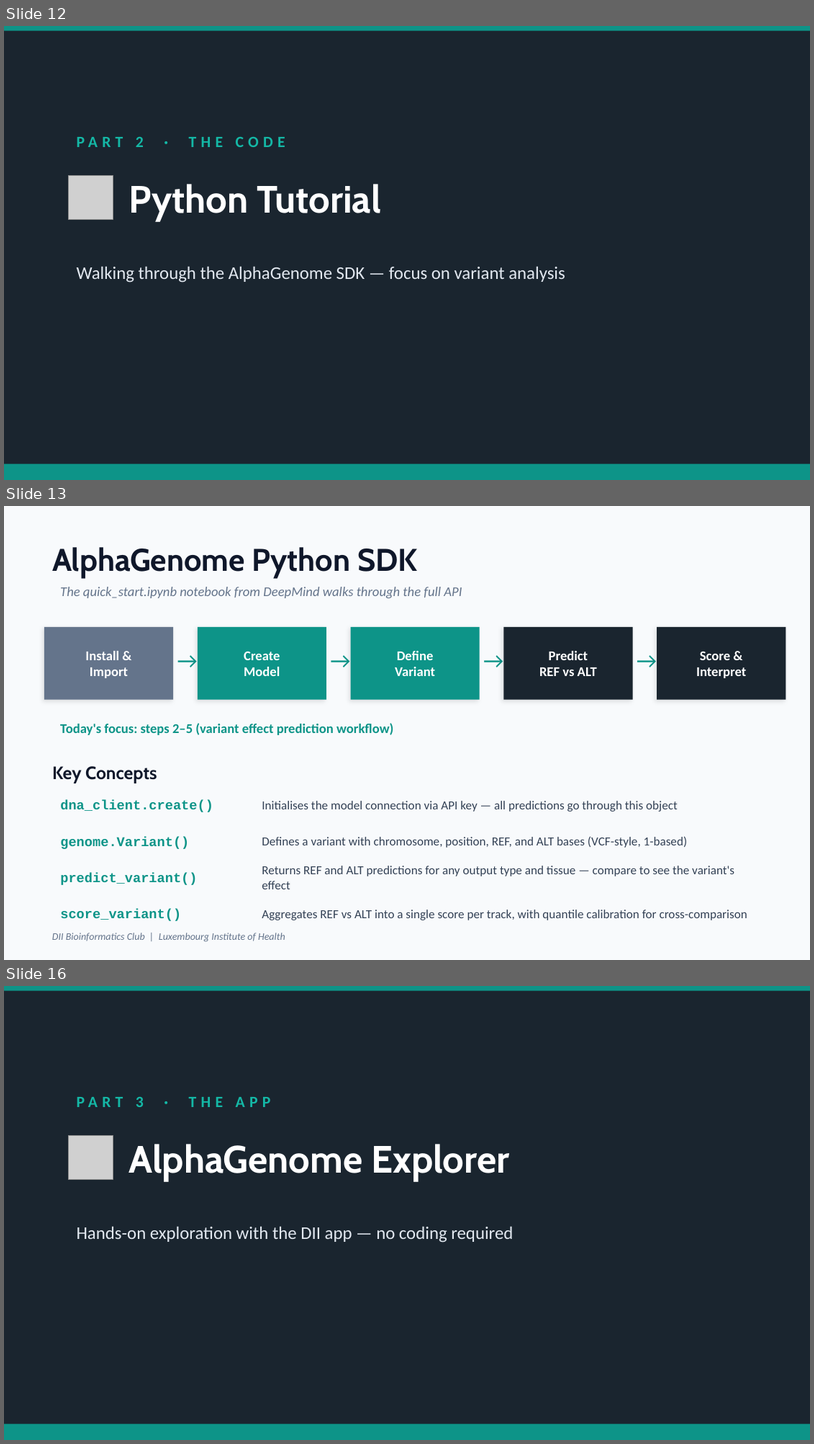
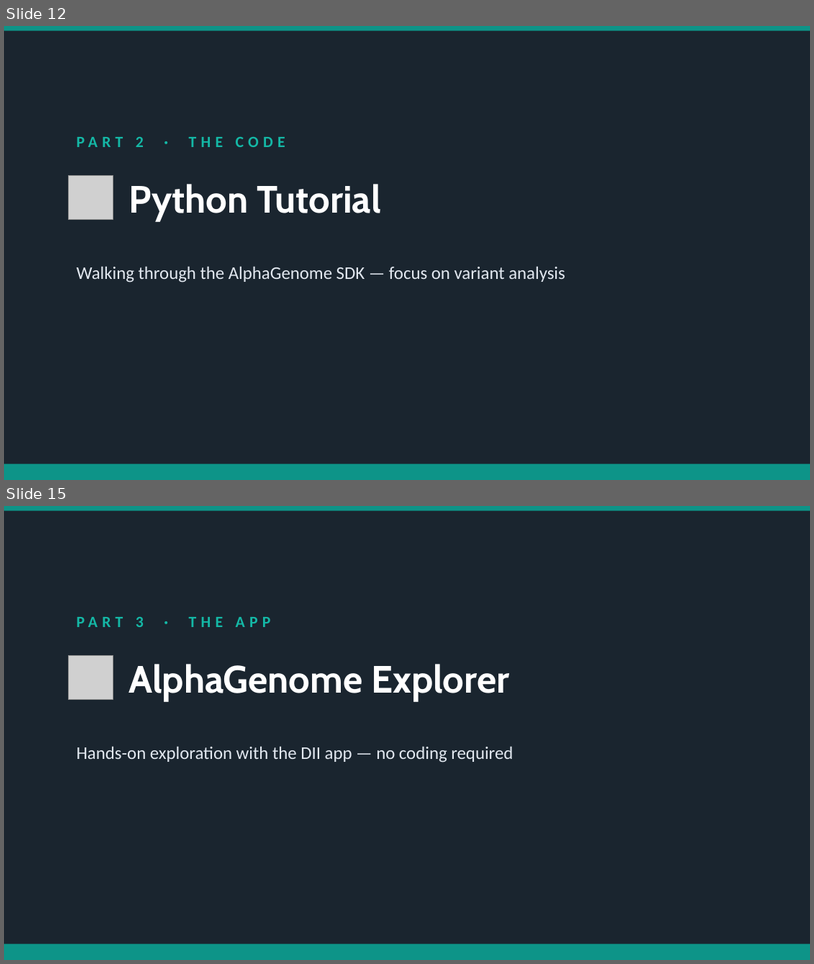
Before and after one commit to JosephLongworth/AlphaGenome-Explorer, a slide deck: DII_Bioinformatics_club/AlphaGenome_Teaching_Slides.pptx. Shown one above the other, each under a label of ours: slides 12, 13 and 16 before the commit, slides 12 and 15 after it; the slides between them are not shown. The pictures are 814x1444 and 814x964 pixels, drawn with LibreOffice and Linux fonts; fonts in the diff are those of the drawing; grey boxes stand for pictures. Boxes give left, top, right and bottom in pixels: in the first picture for what was removed or moved away, otherwise in the second. Text is boxed around its words. In the diff, an @@ line names an element or a change of style, - is before the commit and + after.

Commit message:
Update AlphaGenome teaching slides and add temp lock file

```diff
--- a/DII_Bioinformatics_club/AlphaGenome_Teaching_Slides.pptx
+++ b/DII_Bioinformatics_club/AlphaGenome_Teaching_Slides.pptx
@@ slide 13 removed at [4, 506, 810, 960], background #F8FAFC @@
@@ text removed at [52, 547, 418, 578] @@
-AlphaGenome Python SDK
@@ text removed at [60, 587, 462, 598] @@
-The quick_start.ipynb notebook from DeepMind walks through the full API
@@ rectangle removed at [44, 627, 173, 700] @@
@@ rectangle removed at [198, 627, 327, 700] @@
@@ rectangle removed at [351, 627, 480, 700] @@
@@ rectangle removed at [504, 627, 633, 700] @@
@@ rectangle removed at [657, 627, 786, 700] @@
@@ text removed at [85, 651, 128, 678] @@
-Install &
-Import
@@ text removed at [170, 639, 201, 680] @@
-→
@@ text removed at [244, 651, 280, 676] @@
-Create
-Model
@@ text removed at [322, 639, 355, 680] @@
-→
@@ text removed at [395, 651, 435, 676] @@
-Define
-Variant
@@ text removed at [476, 639, 508, 680] @@
-→
@@ text removed at [540, 651, 597, 676] @@
-Predict
-REF vs ALT
@@ text removed at [629, 639, 661, 680] @@
-→
@@ text removed at [697, 651, 746, 678] @@
-Score &
-Interpret
@@ text removed at [60, 723, 394, 735] @@
-Today's focus: steps 2–5 (variant effect prediction workflow)
@@ text removed at [52, 766, 157, 783] @@
-Key Concepts
@@ text removed at [60, 800, 214, 812] @@
-dna_client.create()
@@ text removed at [262, 800, 678, 811] @@
-Initialises the model connection via API key — all predictions go through this object
@@ text removed at [60, 836, 189, 849] @@
-genome.Variant()
@@ text removed at [262, 836, 688, 847] @@
-Defines a variant with chromosome, position, REF, and ALT bases (VCF-style, 1-based)
@@ text removed at [60, 872, 197, 885] @@
-predict_variant()
@@ text removed at [262, 865, 735, 889] @@
-Returns REF and ALT predictions for any output type and tissue — compare to see the variant's effect
@@ text removed at [60, 908, 181, 921] @@
-score_variant()
@@ text removed at [262, 909, 748, 920] @@
-Aggregates REF vs ALT into a single score per track, with quantile calibration for cross-comparison
@@ text removed at [52, 932, 286, 942] @@
-DII Bioinformatics Club | Luxembourg Institute of Health
@@ what was slide 16 is now slide 15 @@
```
Also in this commit, not shown: 1 slide changed, 7 slides added, 4 other slides removed.
